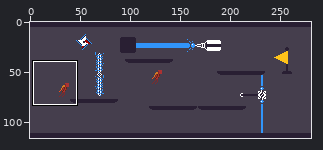
A pixel-art file gets an edit: mockup.ase. Above: a wide view before the commit, with the close-up outlined.
Close-up. Before:
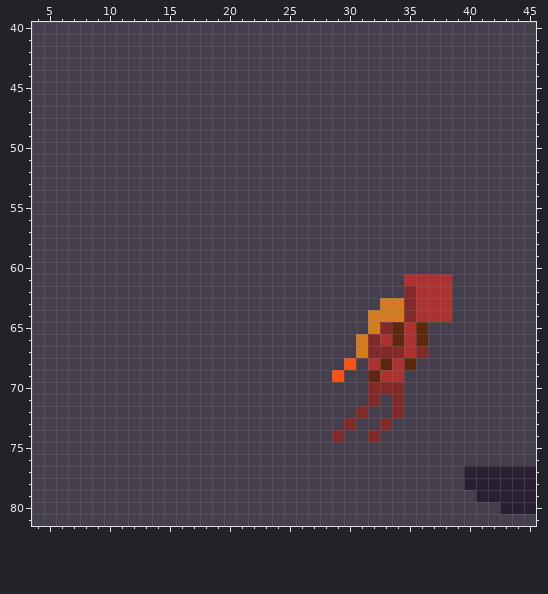
281x116 pixels, 1 frame. Shown: x 4..45, y 40..81.
And afterwards:
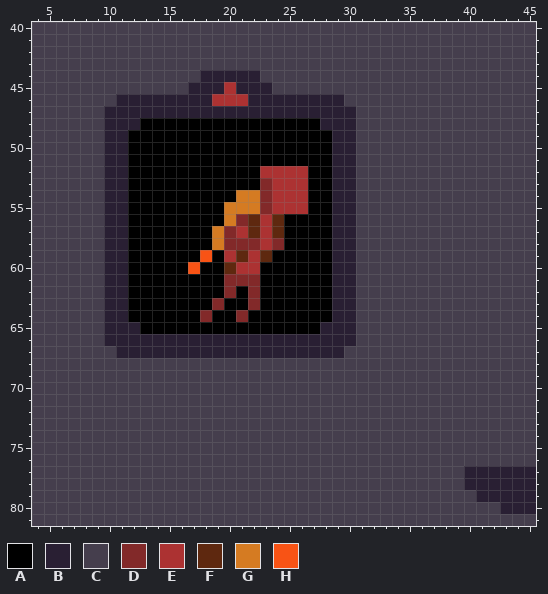
Palette (. is transparent): A #000000  B #291f33  C #453e4d  D #822929  E #ac3232  F #5e280f  G #d57b22  H #f85315
From the commit log: export settings
Diff:
--- layers "stuff", "platforms"
@@ x 4..45 @@
 43 CCCCCCCCCCCCCCCCCCCCCCCCCCCCCCCCCCCCCCCCCC
-44 CCCCCCCCCCCCCCCCCCCCCCCCCCCCCCCCCCCCCCCCCC
-45 CCCCCCCCCCCCCCCCCCCCCCCCCCCCCCCCCCCCCCCCCC
-46 CCCCCCCCCCCCCCCCCCCCCCCCCCCCCCCCCCCCCCCCCC
-47 CCCCCCCCCCCCCCCCCCCCCCCCCCCCCCCCCCCCCCCCCC
-48 CCCCCCCCCCCCCCCCCCCCCCCCCCCCCCCCCCCCCCCCCC
-49 CCCCCCCCCCCCCCCCCCCCCCCCCCCCCCCCCCCCCCCCCC
-50 CCCCCCCCCCCCCCCCCCCCCCCCCCCCCCCCCCCCCCCCCC
-51 CCCCCCCCCCCCCCCCCCCCCCCCCCCCCCCCCCCCCCCCCC
-52 CCCCCCCCCCCCCCCCCCCCCCCCCCCCCCCCCCCCCCCCCC
-53 CCCCCCCCCCCCCCCCCCCCCCCCCCCCCCCCCCCCCCCCCC
-54 CCCCCCCCCCCCCCCCCCCCCCCCCCCCCCCCCCCCCCCCCC
-55 CCCCCCCCCCCCCCCCCCCCCCCCCCCCCCCCCCCCCCCCCC
-56 CCCCCCCCCCCCCCCCCCCCCCCCCCCCCCCCCCCCCCCCCC
-57 CCCCCCCCCCCCCCCCCCCCCCCCCCCCCCCCCCCCCCCCCC
-58 CCCCCCCCCCCCCCCCCCCCCCCCCCCCCCCCCCCCCCCCCC
-59 CCCCCCCCCCCCCCCCCCCCCCCCCCCCCCCCCCCCCCCCCC
-60 CCCCCCCCCCCCCCCCCCCCCCCCCCCCCCCCCCCCCCCCCC
-61 CCCCCCCCCCCCCCCCCCCCCCCCCCCCCCCEEEECCCCCCC
-62 CCCCCCCCCCCCCCCCCCCCCCCCCCCCCCCDEEECCCCCCC
-63 CCCCCCCCCCCCCCCCCCCCCCCCCCCCCGGDEEECCCCCCC
-64 CCCCCCCCCCCCCCCCCCCCCCCCCCCCGGGDEEECCCCCCC
-65 CCCCCCCCCCCCCCCCCCCCCCCCCCCCGDFEFCCCCCCCCC
-66 CCCCCCCCCCCCCCCCCCCCCCCCCCCGDEFEFCCCCCCCCC
-67 CCCCCCCCCCCCCCCCCCCCCCCCCCCGDDDEDCCCCCCCCC
-68 CCCCCCCCCCCCCCCCCCCCCCCCCCHCEFEFCCCCCCCCCC
-69 CCCCCCCCCCCCCCCCCCCCCCCCCHCCFEECCCCCCCCCCC
-70 CCCCCCCCCCCCCCCCCCCCCCCCCCCCDDDCCCCCCCCCCC
-71 CCCCCCCCCCCCCCCCCCCCCCCCCCCCDCDCCCCCCCCCCC
-72 CCCCCCCCCCCCCCCCCCCCCCCCCCCDCCDCCCCCCCCCCC
-73 CCCCCCCCCCCCCCCCCCCCCCCCCCDCCDCCCCCCCCCCCC
-74 CCCCCCCCCCCCCCCCCCCCCCCCCDCCDCCCCCCCCCCCCC
+44 CCCCCCCCCCCCCCBBBBBCCCCCCCCCCCCCCCCCCCCCCC
+45 CCCCCCCCCCCCCBBBEBBBCCCCCCCCCCCCCCCCCCCCCC
+46 CCCCCCCBBBBBBBBEEEBBBBBBBBCCCCCCCCCCCCCCCC
+47 CCCCCCBBBBBBBBBBBBBBBBBBBBBCCCCCCCCCCCCCCC
+48 CCCCCCBBBAAAAAAAAAAAAAAABBBCCCCCCCCCCCCCCC
+49 CCCCCCBBAAAAAAAAAAAAAAAAABBCCCCCCCCCCCCCCC
+50 CCCCCCBBAAAAAAAAAAAAAAAAABBCCCCCCCCCCCCCCC
+51 CCCCCCBBAAAAAAAAAAAAAAAAABBCCCCCCCCCCCCCCC
+52 CCCCCCBBAAAAAAAAAAAEEEEAABBCCCCCCCCCCCCCCC
+53 CCCCCCBBAAAAAAAAAAADEEEAABBCCCCCCCCCCCCCCC
+54 CCCCCCBBAAAAAAAAAGGDEEEAABBCCCCCCCCCCCCCCC
+55 CCCCCCBBAAAAAAAAGGGDEEEAABBCCCCCCCCCCCCCCC
+56 CCCCCCBBAAAAAAAAGDFEFAAAABBCCCCCCCCCCCCCCC
+57 CCCCCCBBAAAAAAAGDEFEFAAAABBCCCCCCCCCCCCCCC
+58 CCCCCCBBAAAAAAAGDDDEDAAAABBCCCCCCCCCCCCCCC
+59 CCCCCCBBAAAAAAHAEFEFAAAAABBCCCCCCCCCCCCCCC
+60 CCCCCCBBAAAAAHAAFEEAAAAAABBCCCCCCCCCCCCCCC
+61 CCCCCCBBAAAAAAAADDDAAAAAABBCCCCCCCCCCCCCCC
+62 CCCCCCBBAAAAAAAADADAAAAAABBCCCCCCCCCCCCCCC
+63 CCCCCCBBAAAAAAADAADAAAAAABBCCCCCCCCCCCCCCC
+64 CCCCCCBBAAAAAADAADAAAAAAABBCCCCCCCCCCCCCCC
+65 CCCCCCBBBAAAAAAAAAAAAAAABBBCCCCCCCCCCCCCCC
+66 CCCCCCBBBBBBBBBBBBBBBBBBBBBCCCCCCCCCCCCCCC
+67 CCCCCCCBBBBBBBBBBBBBBBBBBBCCCCCCCCCCCCCCCC
+68 CCCCCCCCCCCCCCCCCCCCCCCCCCCCCCCCCCCCCCCCCC
+69 CCCCCCCCCCCCCCCCCCCCCCCCCCCCCCCCCCCCCCCCCC
+70 CCCCCCCCCCCCCCCCCCCCCCCCCCCCCCCCCCCCCCCCCC
+71 CCCCCCCCCCCCCCCCCCCCCCCCCCCCCCCCCCCCCCCCCC
+72 CCCCCCCCCCCCCCCCCCCCCCCCCCCCCCCCCCCCCCCCCC
+73 CCCCCCCCCCCCCCCCCCCCCCCCCCCCCCCCCCCCCCCCCC
+74 CCCCCCCCCCCCCCCCCCCCCCCCCCCCCCCCCCCCCCCCCC
 75 CCCCCCCCCCCCCCCCCCCCCCCCCCCCCCCCCCCCCCCCCC
Boxes around the changes in both close-ups, in picture pixels (x1, y1, x2, y2):
changed: (104, 70, 452, 442)
